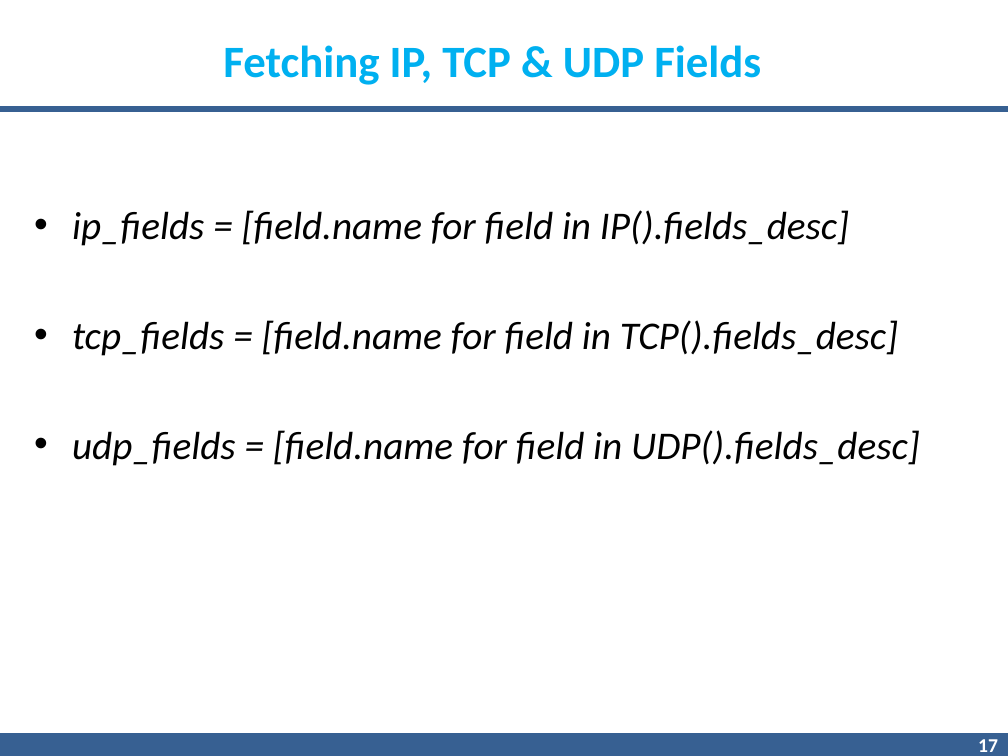
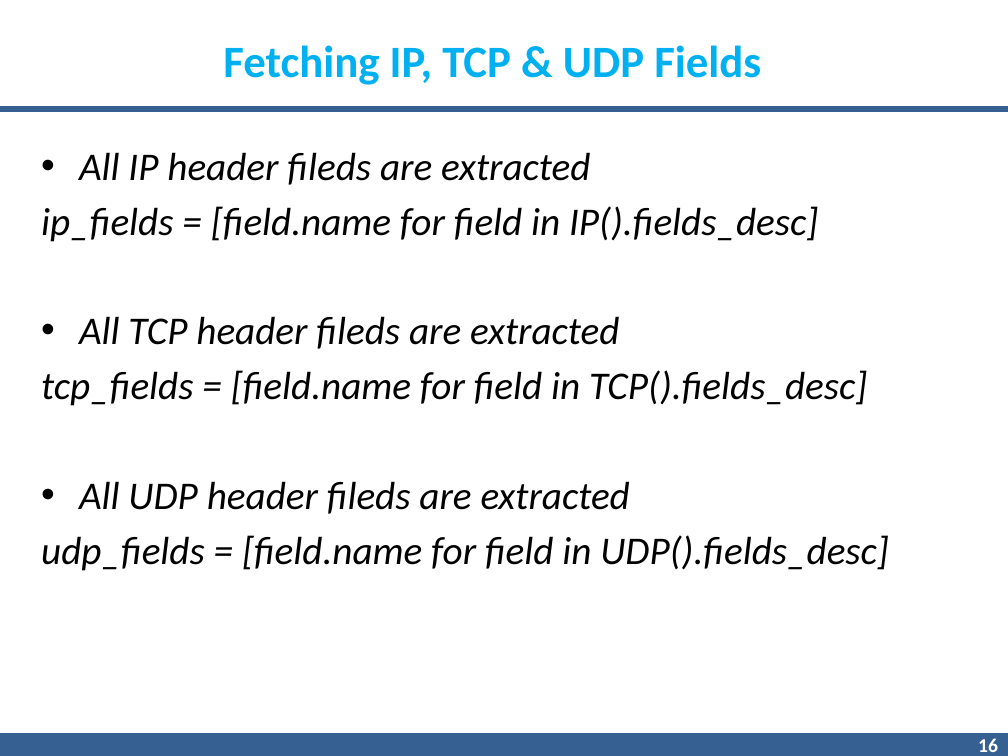
Before and after one commit to gnnain/Pcap_Reader, a slide deck: slide 16 of 7.pptx (slide 17 before the commit). Drawn at 1008x756 pixels with LibreOffice and Linux fonts; fonts in the diff are those of the drawing; background and template pictures are left out. Boxes give left, top, right and bottom in pixels: in the first picture for what was removed or moved away, otherwise in the second. Text is boxed around its words. In the diff, an @@ line names an element or a change of style, - is before the commit and + after.

```diff
--- a/7.pptx
+++ b/7.pptx
@@ text "All IP header fileds are ...": place and size @@
-text "All IP header fileds are ..." at <box>72,210,920,466</box>
+text "All IP header fileds are ..." at <box>41,152,889,571</box>
@@ text at <box>79,152,590,185</box>: paragraph added @@
+• All IP header fileds are extracted
@@ text at <box>41,206,889,571</box>: bullet • to none @@
@@ text at <box>79,316,619,349</box>: paragraph added @@
+• All TCP header fileds are extracted
@@ text at <box>79,481,630,514</box>: paragraph added @@
+• All UDP header fileds are extracted
@@ page number at <box>978,738,998,752</box>: text changed @@
-17
+16
```
Also in this commit, not shown: 12 other slides changed, 2 slides added, 2 slides removed.
